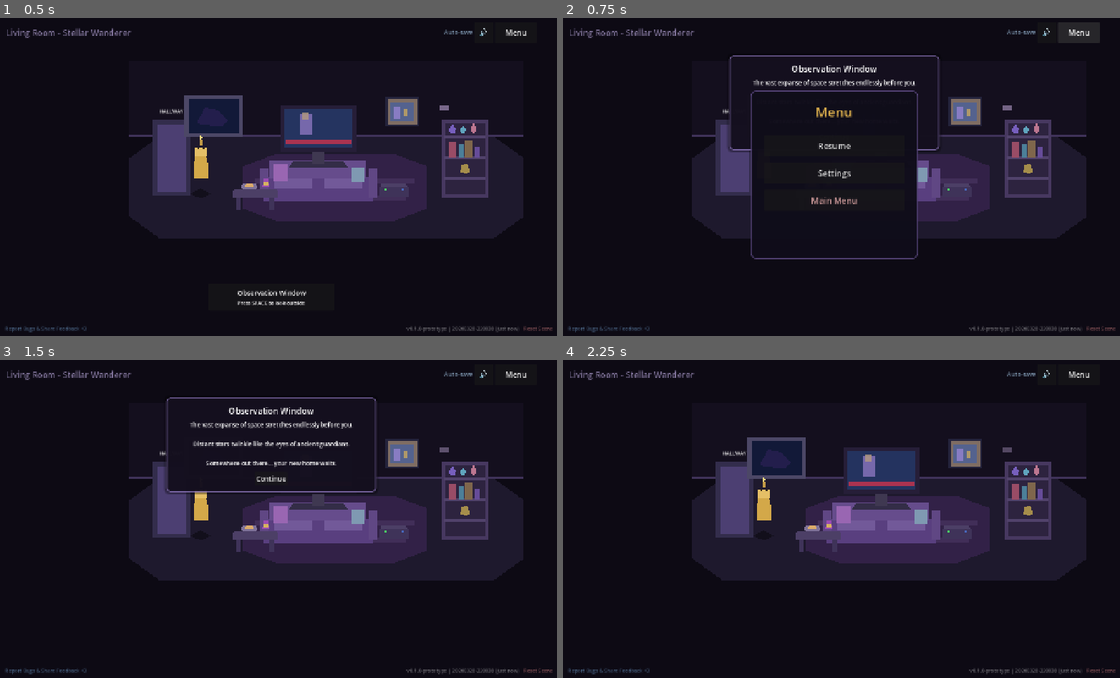
Above: before the commit, frames 1-4 (two rows, left to right).
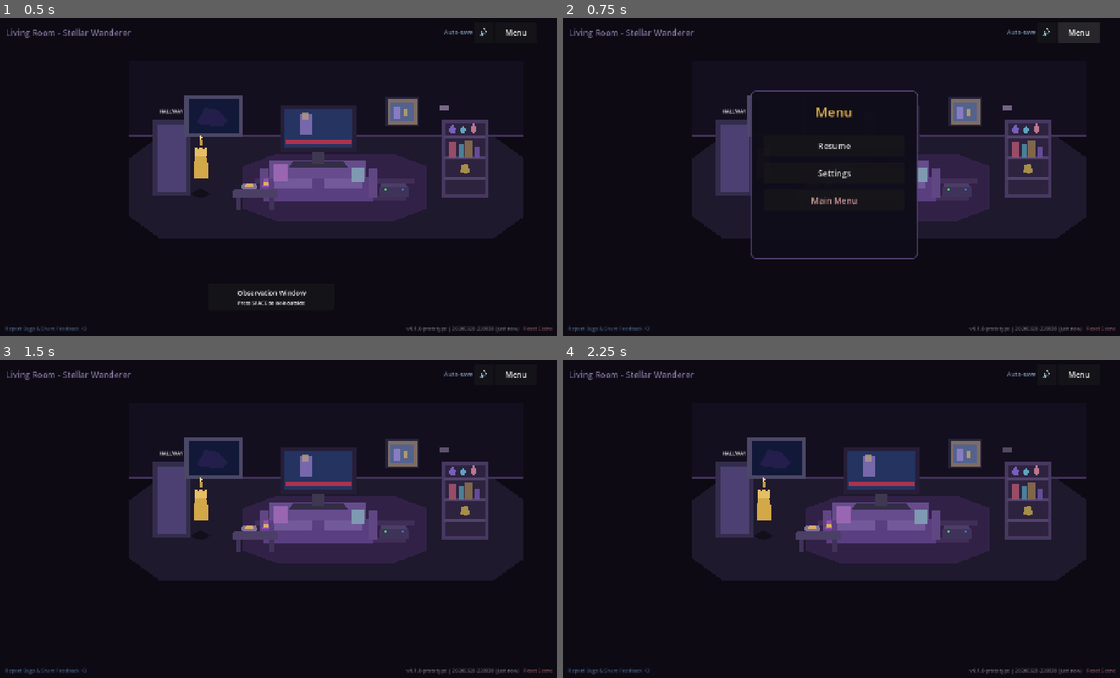
Above: after the commit, the same moments.

Repository: goacto/goacto-game
Game: Godot game, scene res://scenes/ship/living_room.tscn
The game is run twice, just before and just after one commit, with the same random seed, the same clock (stepped at 60 frames per second) and the same inputs. This scene is started directly instead of the project's main scene. Sound files missing from this copy of the repository are replaced by a short silence.
Inputs (mouse positions are in pixels of both pictures, inside the frame that each line leads up to):
- Up to frame 1 (0.5 s): no input
- Up to frame 2 (0.75 s): click "Menu" at 0.5 s
- Up to frame 3 (1.5 s): click (272, 477) at 1.25 s, where only the run before the commit has a clickable "Continue"
- Up to frame 4 (2.25 s): click (835, 477) at 2 s, where only the run before the commit has a clickable "Continue"

Frame 1 is identical in both runs. In frame 2, 1.4% of the frame differs, in the area x 29-68%, y 11-43%; in frame 3, 5.0%; in frame 4, nothing differs.

Commit message:
PR1 (3/5): menu closes open dialogue in remaining ship rooms

Diff:
--- a/godot/scenes/ship/cargo_hold.gd
+++ b/godot/scenes/ship/cargo_hold.gd
@@ -596,6 +596,12 @@
 	if pause_menu:
 		return
 
+	# The menu replaces any open dialogue/examine box: it must not draw over the menu
+	# or resume as a stale line after Settings.
+	if dialogue_panel and dialogue_panel.visible:
+		dialogue_callback = Callable()
+		_close_dialogue()
+
 	in_dialogue = true
 	interaction_prompt.visible = false
 
--- a/godot/scenes/ship/living_room.gd
+++ b/godot/scenes/ship/living_room.gd
@@ -556,6 +556,12 @@
 	if pause_menu:
 		return
 
+	# The menu replaces any open dialogue/examine box: it must not draw over the menu
+	# or resume as a stale line after Settings.
+	if dialogue_panel and dialogue_panel.visible:
+		dialogue_callback = Callable()
+		_close_dialogue()
+
 	in_dialogue = true
 	interaction_prompt.visible = false
 
--- a/godot/scenes/ship/mail_room.gd
+++ b/godot/scenes/ship/mail_room.gd
@@ -935,6 +935,12 @@
 	if pause_menu:
 		return
 
+	# The menu replaces any open dialogue/examine box: it must not draw over the menu
+	# or resume as a stale line after Settings.
+	if dialogue_panel and dialogue_panel.visible:
+		dialogue_callback = Callable()
+		_close_dialogue()
+
 	in_dialogue = true
 	interaction_prompt.visible = false
 
--- a/godot/scenes/ship/old_storage.gd
+++ b/godot/scenes/ship/old_storage.gd
@@ -618,6 +618,12 @@
 	if pause_menu:
 		return
 
+	# The menu replaces any open dialogue/examine box: it must not draw over the menu
+	# or resume as a stale line after Settings.
+	if dialogue_panel and dialogue_panel.visible:
+		dialogue_callback = Callable()
+		_close_dialogue()
+
 	in_dialogue = true
 	interaction_prompt.visible = false
 
